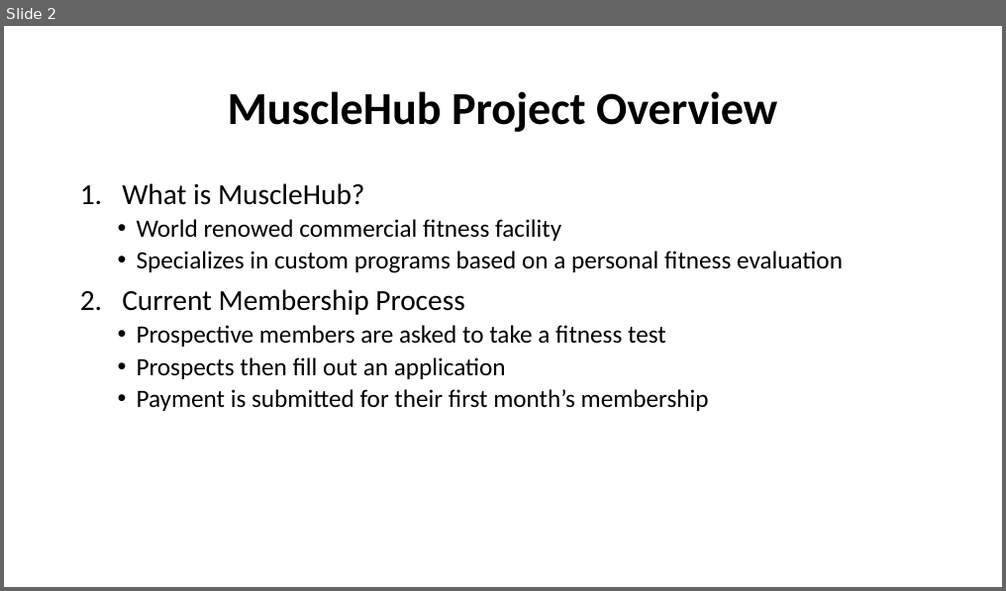
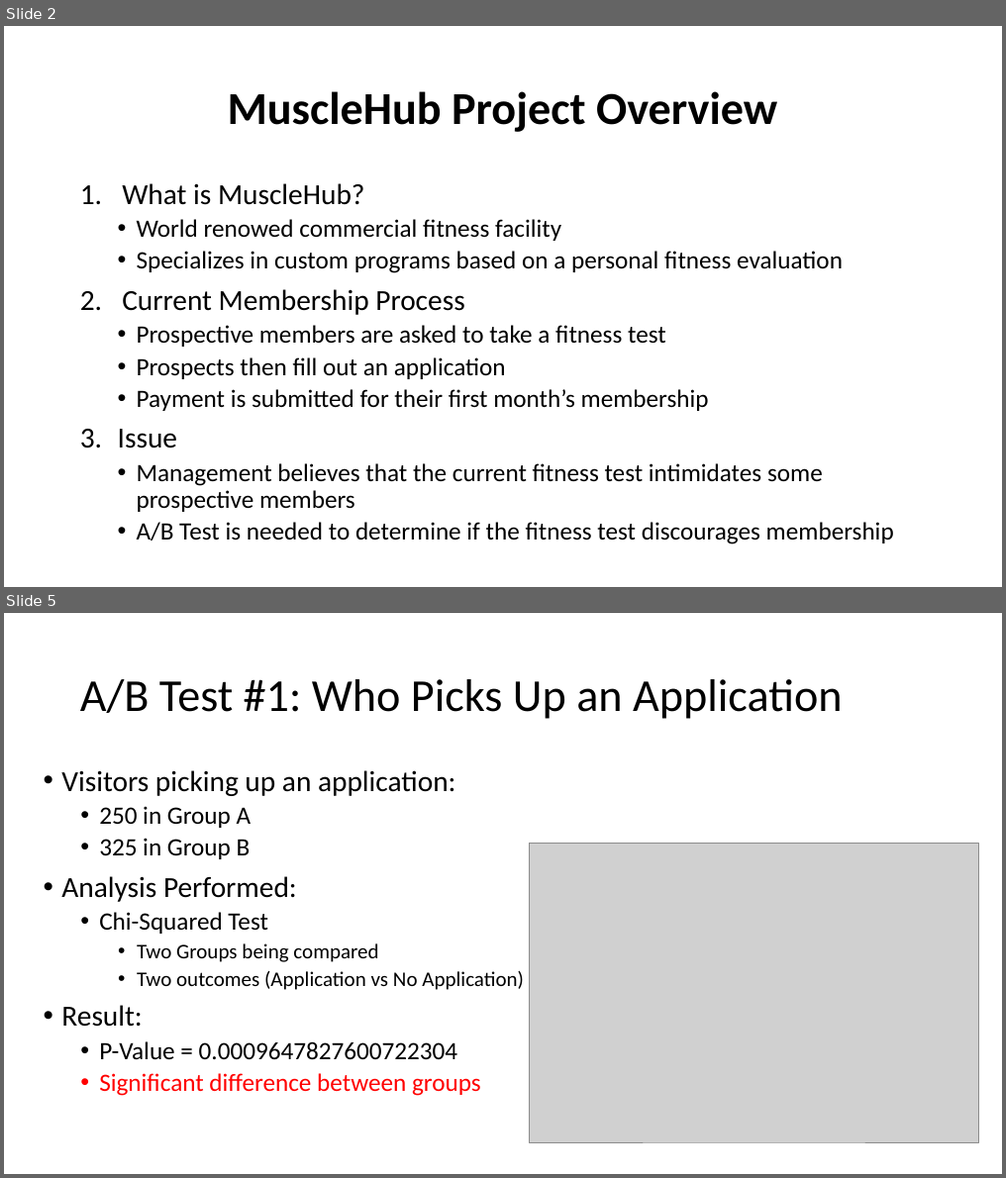
Before and after one commit to MJB4IT/Capstone-Project, a slide deck: Capstone Option 1 .pptx. Shown one above the other, each under a label of ours: slide 2 before the commit, slides 2 and 5 after it; the slides between them are not shown. The pictures are 1006x591 and 1006x1178 pixels, drawn with LibreOffice and Linux fonts; fonts in the diff are those of the drawing; grey boxes stand for pictures. Boxes give left, top, right and bottom in pixels: in the first picture for what was removed or moved away, otherwise in the second. Text is boxed around its words. In the diff, an @@ line names an element or a change of style, - is before the commit and + after.

```diff
--- a/Capstone Option 1 .pptx
+++ b/Capstone Option 1 .pptx
@@ slide 5 added at (4, 613, 1002, 1174), background #FFFFFF @@
@@ title added at (80, 679, 843, 719), 44 pt, text #000000 @@
+A/B Test #1: Who Picks Up an Application
@@ text added at (61, 770, 524, 1096), 24 pt, text #000000 @@
+• Visitors picking up an application:
+  • 250 in Group A
+  • 325 in Group B
+• Analysis Performed:
+  • Chi-Squared Test
+    • Two Groups being compared
+    • Two outcomes (Application vs No Application)
+• Result:
+  • P-Value = 0.0009647827600722304
+  • Significant difference between groups
@@ picture added at (530, 844, 979, 1143) @@
@@ slide 2 changed as well @@
@@ text at (118, 429, 894, 545): paragraphs added @@
+3. Issue
+  • Management believes that the current fitness test intimidates some prospective members
+  • A/B Test is needed to determine if the fitness test discourages membership
```
Also in this commit, not shown: 7 other slides added, 1 slide removed.
